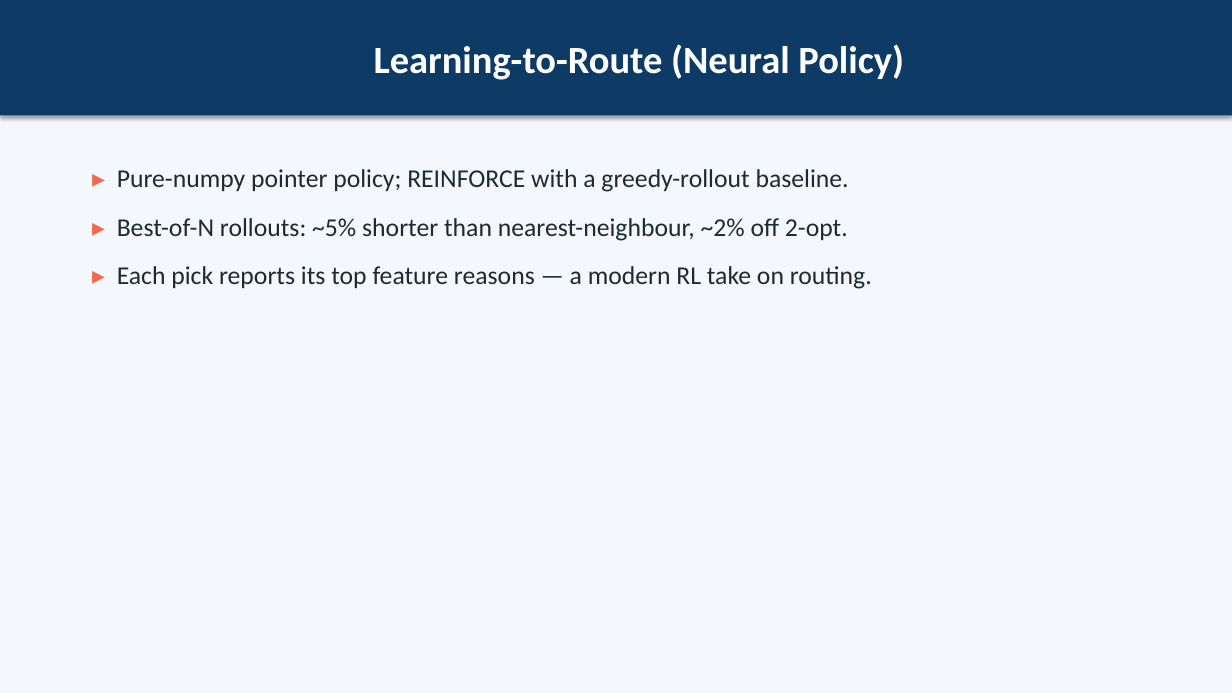
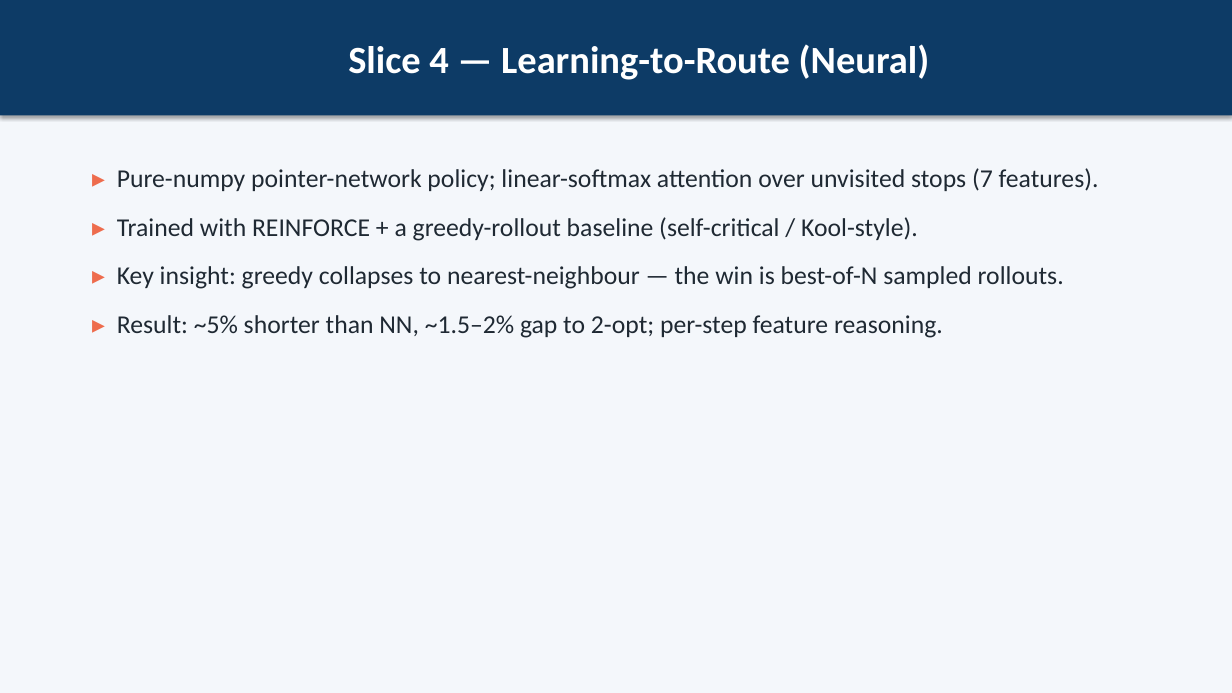
Before and after one commit to MahmoudHozayen1/CairoLogisticsAI, a slide deck: slide 16 of docs/presentation.pptx. Drawn at 1232x693 pixels with LibreOffice and Linux fonts; fonts in the diff are those of the drawing. Boxes give left, top, right and bottom in pixels: in the first picture for what was removed or moved away, otherwise in the second. Text is boxed around its words. In the diff, an @@ line names an element or a change of style, - is before the commit and + after.

```diff
--- a/docs/presentation.pptx
+++ b/docs/presentation.pptx
@@ text in rectangle at [348, 44, 930, 80]: text changed @@
-Learning-to-Route (Neural Policy)
+Slice 4 — Learning-to-Route (Neural)
@@ text at [117, 168, 1099, 338]: text changed @@
-▸ Pure-numpy pointer policy; REINFORCE with a greedy-rollout baseline.
-▸ Best-of-N rollouts: ~5% shorter than nearest-neighbour, ~2% off 2-opt.
-▸ Each pick reports its top feature reasons — a modern RL take on routing.
+▸ Pure-numpy pointer-network policy; linear-softmax attention over unvisited stops (7 features).
+▸ Trained with REINFORCE + a greedy-rollout baseline (self-critical / Kool-style).
+▸ Key insight: greedy collapses to nearest-neighbour — the win is best-of-N sampled rollouts.
+▸ Result: ~5% shorter than NN, ~1.5–2% gap to 2-opt; per-step feature reasoning.
```
Also in this commit, not shown: 14 other slides changed, 7 slides added, 10 slides removed, 1 other file.
